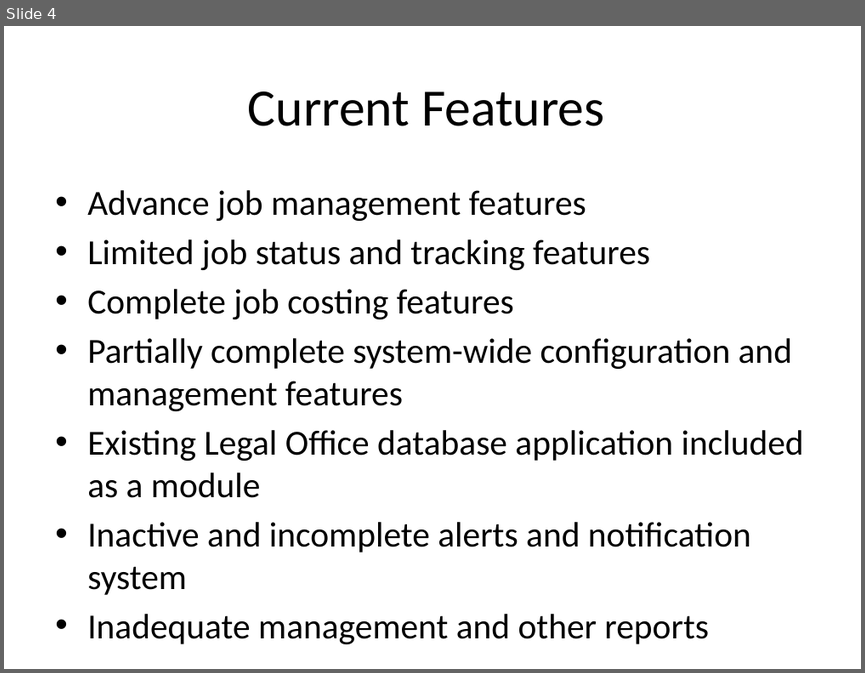
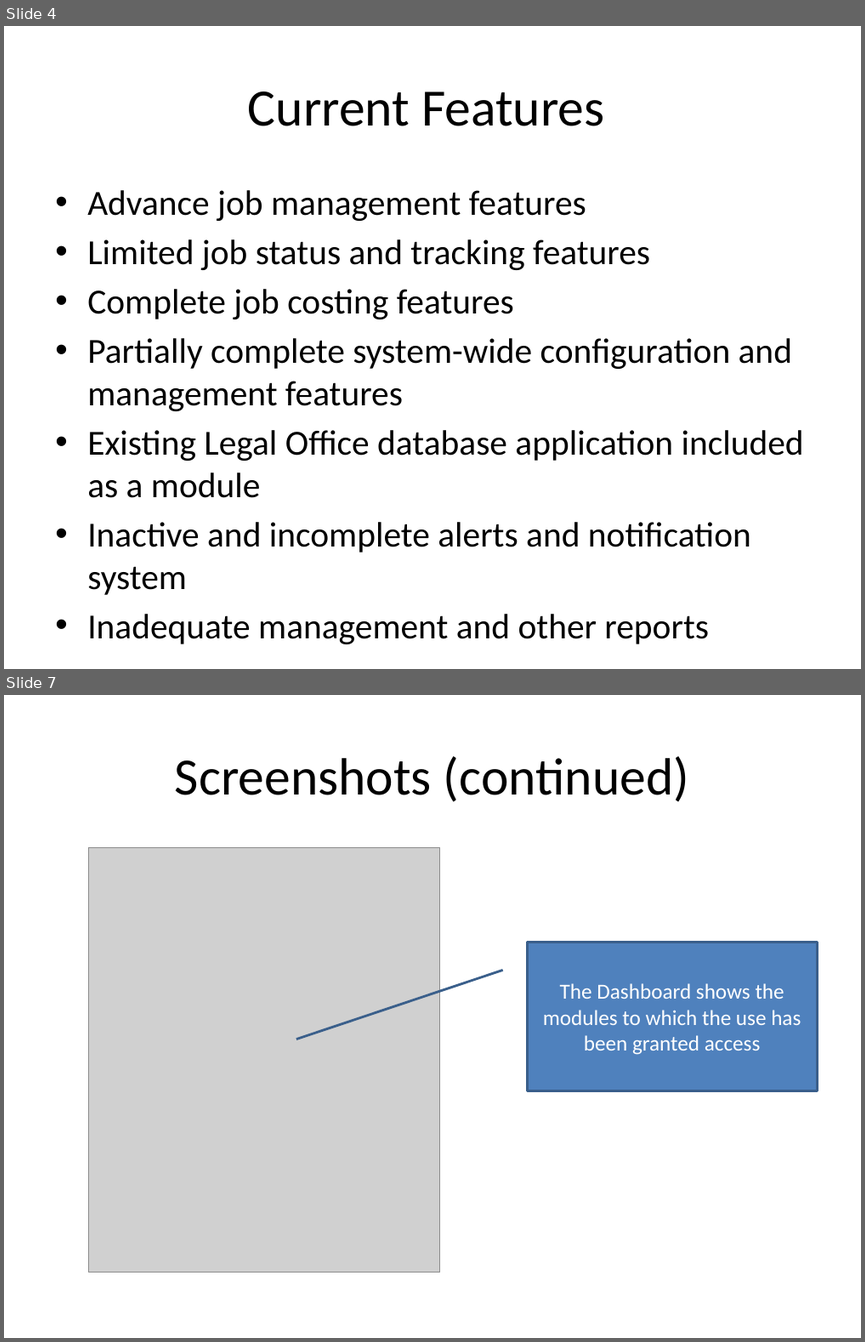
Before and after one commit to DPBandA/job-management-tracking-system, a slide deck: doc/Job Management & Tracking System Presentation.pptx. Shown one above the other, each under a label of ours: slide 4 before the commit, slides 4 and 7 after it; the slides between them are not shown. The pictures are 865x673 and 865x1342 pixels, drawn with LibreOffice and Linux fonts; fonts in the diff are those of the drawing; grey boxes stand for pictures. Boxes give left, top, right and bottom in pixels: in the first picture for what was removed or moved away, otherwise in the second. Text is boxed around its words. In the diff, an @@ line names an element or a change of style, - is before the commit and + after.

```diff
--- a/doc/Job Management & Tracking System Presentation.pptx
+++ b/doc/Job Management & Tracking System Presentation.pptx
@@ slide 7 added at <box>4,695,861,1338</box>, background #FFFFFF @@
@@ title added at <box>175,756,689,802</box>, 44 pt, text #000000 @@
+Screenshots (continued)
@@ picture added at <box>88,847,439,1271</box> @@
@@ border callout added at <box>527,941,817,1090</box>, fill #4F81BD, outline #3A5F8C 2 pt, 18 pt, text #FFFFFF @@
+The Dashboard shows the modules to which the use has been granted access
```
Also in this commit, not shown: 3 slides changed, 6 other slides added, 1 slide removed, 2 other files.
